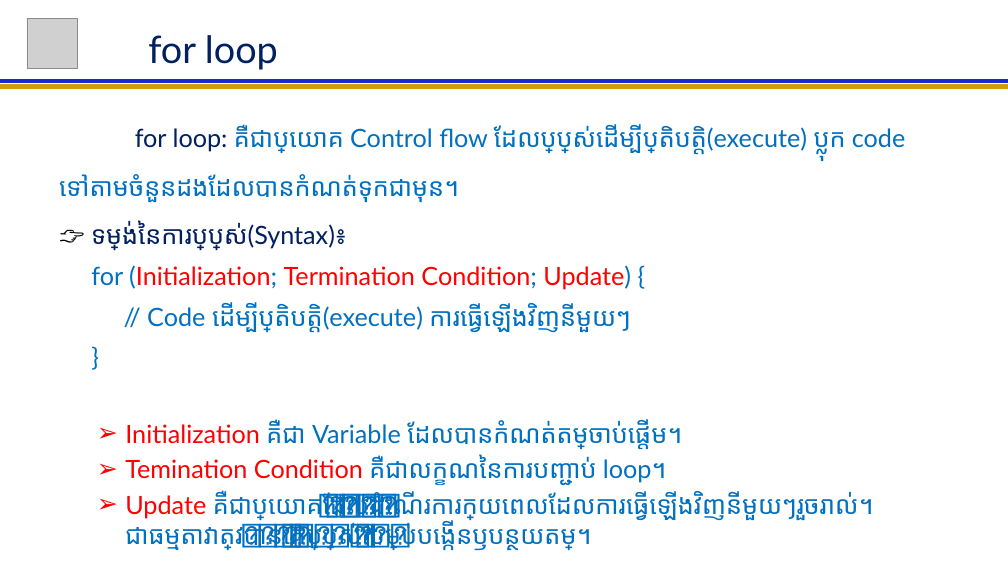
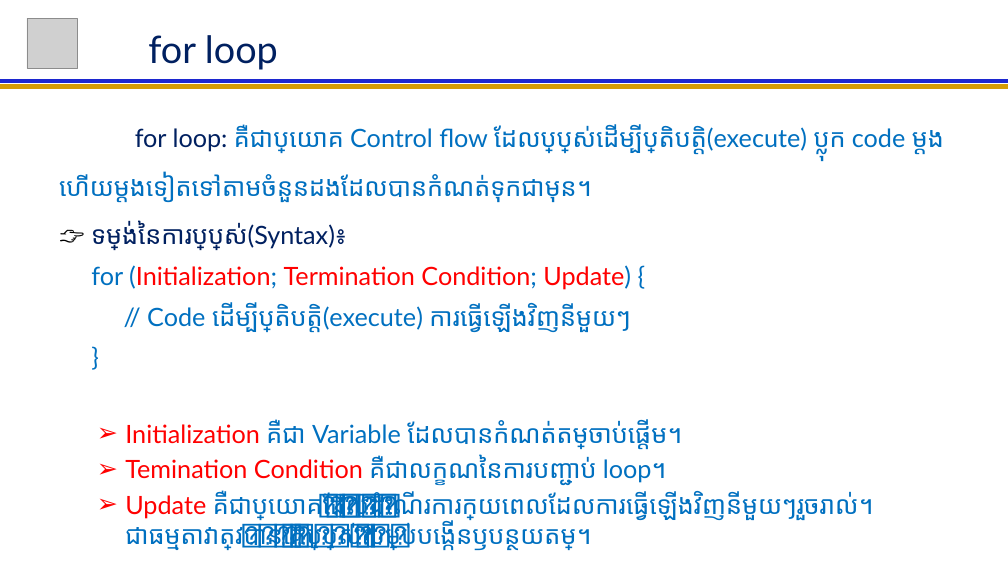
Before and after one commit to NGOUNCHHENGHY/ACLEDA-Java-For-Beginer, a slide deck: slide 28 of Java For Beginer Lession.pptx. Drawn at 1008x567 pixels with LibreOffice and Linux fonts; fonts in the diff are those of the drawing; grey boxes stand for pictures. Boxes give left, top, right and bottom in pixels: in the first picture for what was removed or moved away, otherwise in the second. Text is boxed around its words. In the diff, an @@ line names an element or a change of style, - is before the commit and + after.

```diff
--- a/Java For Beginer Lession.pptx
+++ b/Java For Beginer Lession.pptx
@@ subtitle at <box>59,124,944,250</box>: text changed @@
-for loop: គឺជាប្រយោគ Control flow ដែលប្រើប្រាស់ដើម្បីប្រតិបត្តិ(execute) ប្លុក code ទៅតាមចំនួនដងដែលបានកំណត់ទុកជាមុន។
-👉 ទម្រង់នៃការប្រើប្រាស់(Syntax)៖
+for loop: គឺជាប្រយោគ Control flow ដែលប្រើប្រាស់ដើម្បីប្រតិបត្តិ(execute) ប្លុក code ម្តងហើយម្តងទៀតទៅតាមចំនួនដងដែលបានកំណត់ទុកជាមុន។
+👉 ទម្រង់នៃការប្រើប្រាស់(Syntax)៖
```
Also in this commit, not shown: 3 slides added.
